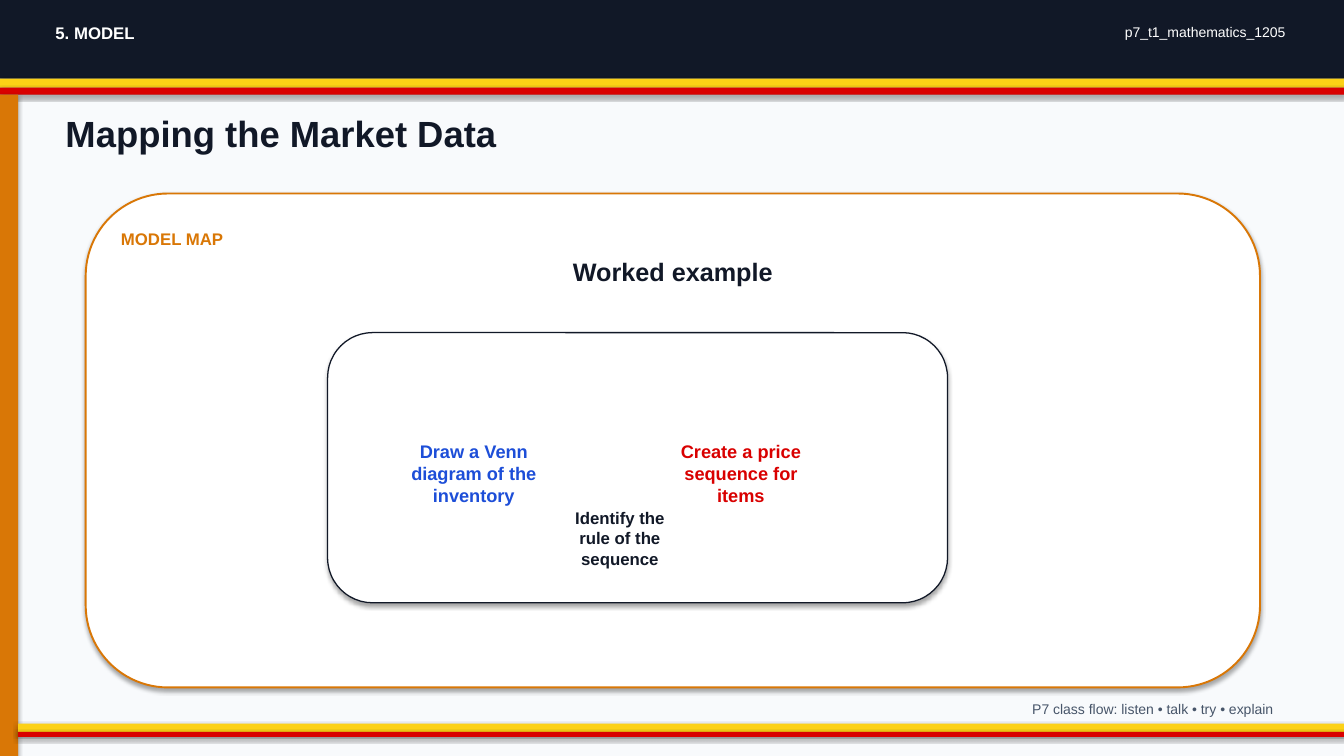
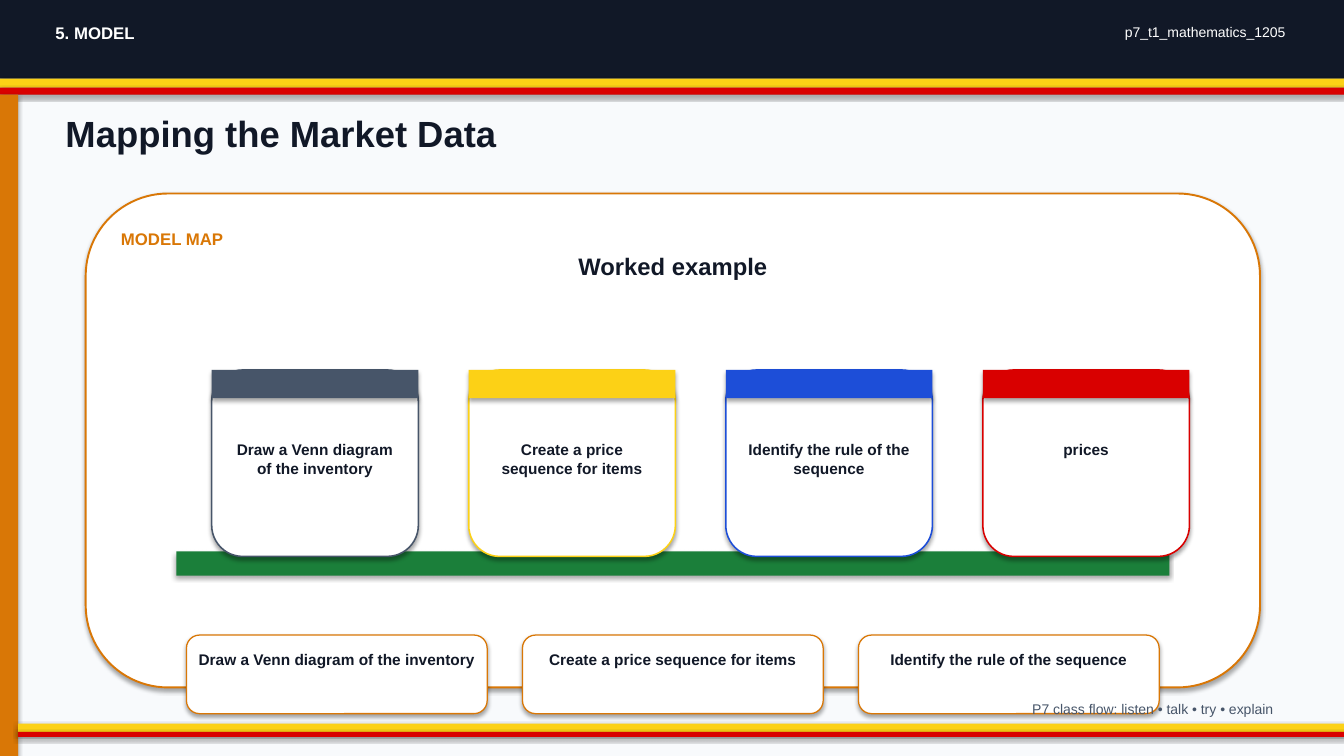
Before and after one commit to yousunjung84-edu/uganda-p7-mvp-20260629, a slide deck: slide 5 of uganda-p7-mvp/p7_t1_mathematics_1205/p7_t1_mathematics_1205.pptx. Drawn at 1344x756 pixels with LibreOffice and Linux fonts; fonts in the diff are those of the drawing. Boxes give left, top, right and bottom in pixels: in the first picture for what was removed or moved away, otherwise in the second. Text is boxed around its words. In the diff, an @@ line names an element or a change of style, - is before the commit and + after.

```diff
--- a/uganda-p7-mvp/p7_t1_mathematics_1205/p7_t1_mathematics_1205.pptx
+++ b/uganda-p7-mvp/p7_t1_mathematics_1205/p7_t1_mathematics_1205.pptx
@@ text "Worked example" at <box>578,257,767,280</box>: size 18 to 17 pt @@
@@ rounded rectangle removed at <box>328,333,948,603</box> @@
@@ rounded rectangle added at <box>212,370,418,557</box>, fill #FFFFFF, outline #475569 1.1 pt @@
@@ rectangle added at <box>212,370,418,398</box>, fill #475569 @@
@@ ellipse removed at <box>388,360,645,577</box> @@
@@ rounded rectangle added at <box>469,370,676,557</box>, fill #FFFFFF, outline #FCD116 1.1 pt @@
@@ rectangle added at <box>469,370,676,398</box>, fill #FCD116 @@
@@ ellipse removed at <box>595,360,852,577</box> @@
@@ rounded rectangle added at <box>726,370,933,557</box>, fill #FFFFFF, outline #1D4ED8 1.1 pt @@
@@ rectangle added at <box>726,370,933,398</box>, fill #1D4ED8 @@
@@ rounded rectangle added at <box>983,370,1190,557</box>, fill #FFFFFF, outline #D90000 1.1 pt @@
@@ rectangle added at <box>983,370,1190,398</box>, fill #D90000 @@
@@ text "Draw a Venn diagram of ...": place and size @@
-text "Draw a Venn diagram of ..." at <box>411,445,536,506</box>
+text "Draw a Venn diagram of ..." at <box>237,444,393,477</box>
@@ text "Draw a Venn diagram of ..." at <box>237,444,393,477</box>: size 13 to 11 pt, text colour #1D4ED8 to #111827 @@
@@ text "Create a price sequence for ...": place and size @@
-text "Create a price sequence for ..." at <box>681,444,801,502</box>
+text "Create a price sequence for ..." at <box>502,444,642,477</box>
@@ text "Create a price sequence for ..." at <box>502,444,642,477</box>: size 13 to 11 pt, text colour #D90000 to #111827 @@
@@ text "Identify the rule of the ...": place and size @@
-text "Identify the rule of the ..." at <box>575,512,664,569</box>
+text "Identify the rule of the ..." at <box>748,444,909,477</box>
@@ text "Identify the rule of the ..." at <box>748,444,909,477</box>: size 12 to 11 pt @@
@@ text added at <box>1063,444,1108,459</box>, 11 pt, text #111827, bold @@
+prices
@@ rectangle added at <box>176,552,1170,576</box>, fill #1B7F3A @@
@@ rounded rectangle added at <box>187,635,487,714</box>, fill #FFFFFF, outline #D97706 0.9 pt @@
@@ text added at <box>199,654,474,669</box>, 11 pt, text #111827, bold @@
+Draw a Venn diagram of the inventory
@@ rounded rectangle added at <box>522,635,823,714</box>, fill #FFFFFF, outline #D97706 0.9 pt @@
@@ text added at <box>549,654,796,669</box>, 11 pt, text #111827, bold @@
+Create a price sequence for items
@@ rounded rectangle added at <box>859,635,1159,714</box>, fill #FFFFFF, outline #D97706 0.9 pt @@
@@ text added at <box>890,654,1127,669</box>, 11 pt, text #111827, bold @@
+Identify the rule of the sequence
```
Also in this commit, not shown: 3 other slides changed, 24 other files.
